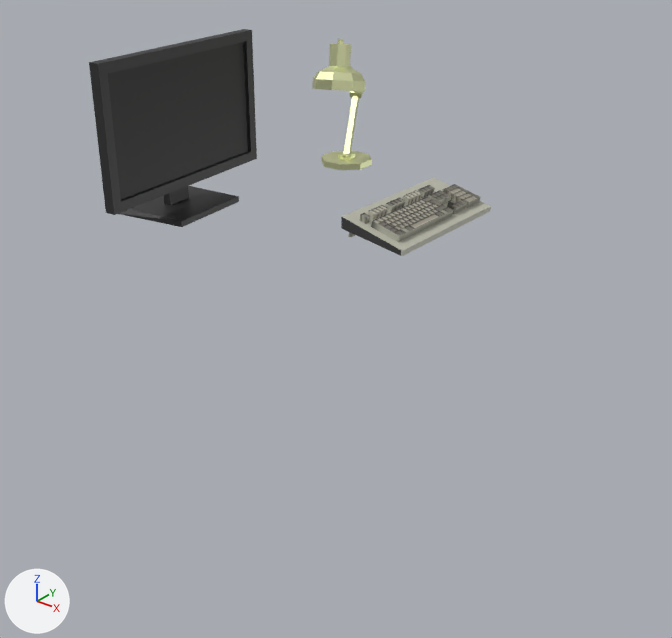
Renders of the Blender file scene.blend from each side of a commit.
Both versions are drawn from a camera (50 mm lens) standing at (5.46, -7.09, 5.51) and looking at (0.07, -0.34, 1.33). Every picture has the same lights, and +X, +Y and +Z are marked at lower left.

Objects in the first picture: 'Cylinder.003', 'Keyboard', 'Screen'.
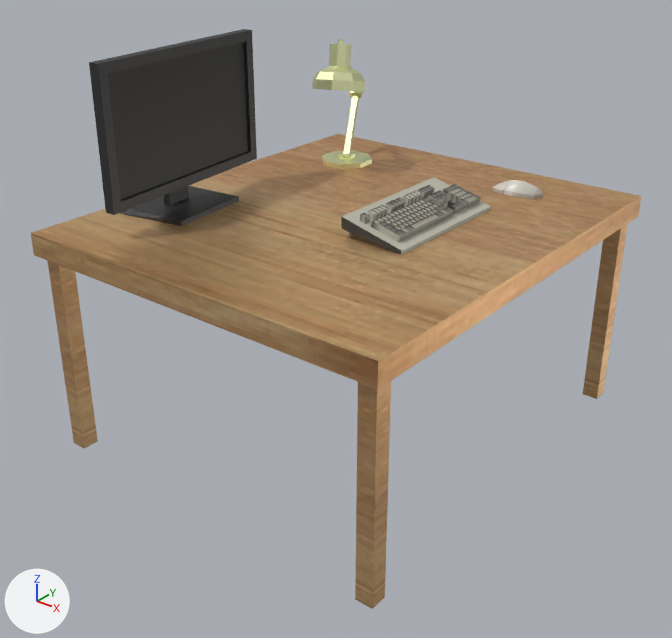
Commit message: created mouse

Boxes (x1, y1, x2, y2) around the edits, measured in the pictures (672 x 638 px):
'Table', shown (brown)
    after: (31, 134, 641, 609)
'Plane', added
    after: (492, 180, 543, 199)

Diff of the bpy script that builds the scene:
```diff
--- a/scene.blend.py
+++ b/scene.blend.py
@@ img_mouse128_jpg @@
+img_mouse128_jpg = load_image('mouse128.jpg', 'mouse128.jpg', 128, 128, 'sRGB')
@@ mat_mouse @@
+mat_mouse = principled_material('Mouse')
+mat_mouse.texture = img_mouse128_jpg
@@ me_plane_001 @@
+me_plane_001.from_pydata(...)  # 22 vertices, 21 faces; spans x -1.04..1.04, y -1.0..3.0, z 0.0..1.03
+me_plane_001.materials.append(mat_mouse)  # picture img_mouse128_jpg
@@ ob_table @@
 ob_table.scale = (-2.06, 2.36, 0.116)
-ob_table.hide_set(True)
@@ ob_plane @@
+ob_plane = bpy.data.objects.new('Plane', me_plane_001)
+ob_plane.location = (1.13, 1.65, 2.37)
+ob_plane.rotation_euler = (0.0, 0.0, 1.645)  # degrees (0, 0, 94)
+ob_plane.scale = (0.136, 0.136, 0.136)
```
